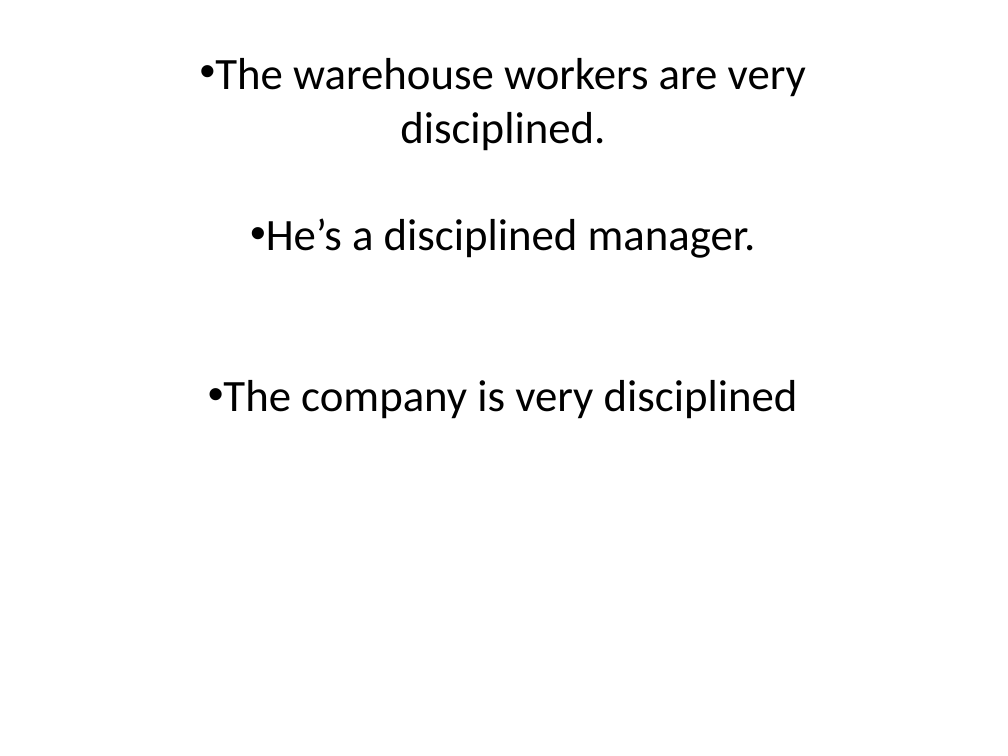
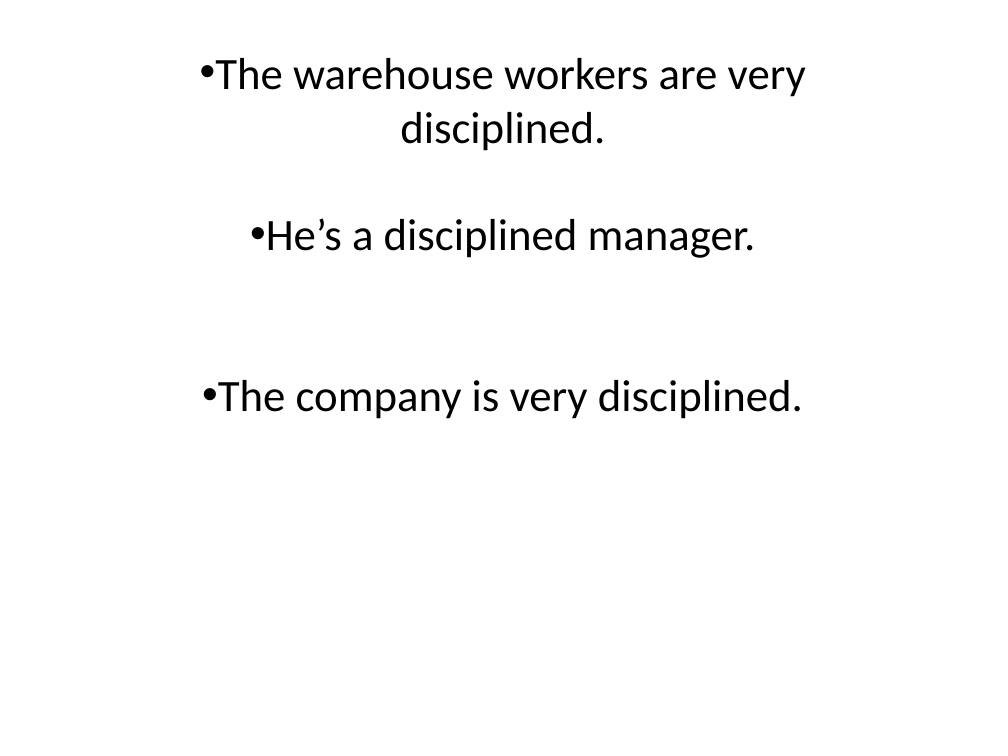
Before and after one commit to YusefQuinlan/BusinessEnglish, a slide deck: slide 6 of BusinessAdjectives3.pptx. Drawn at 1008x756 pixels with LibreOffice and Linux fonts; fonts in the diff are those of the drawing. Boxes give left, top, right and bottom in pixels: in the first picture for what was removed or moved away, otherwise in the second. Text is boxed around its words. In the diff, an @@ line names an element or a change of style, - is before the commit and + after.

```diff
--- a/BusinessAdjectives3.pptx
+++ b/BusinessAdjectives3.pptx
@@ subtitle at box(218, 380, 803, 419): text changed @@
-• The company is very disciplined
+• The company is very disciplined.
```
Also in this commit, not shown: 1 other slide changed, 2 other files.
